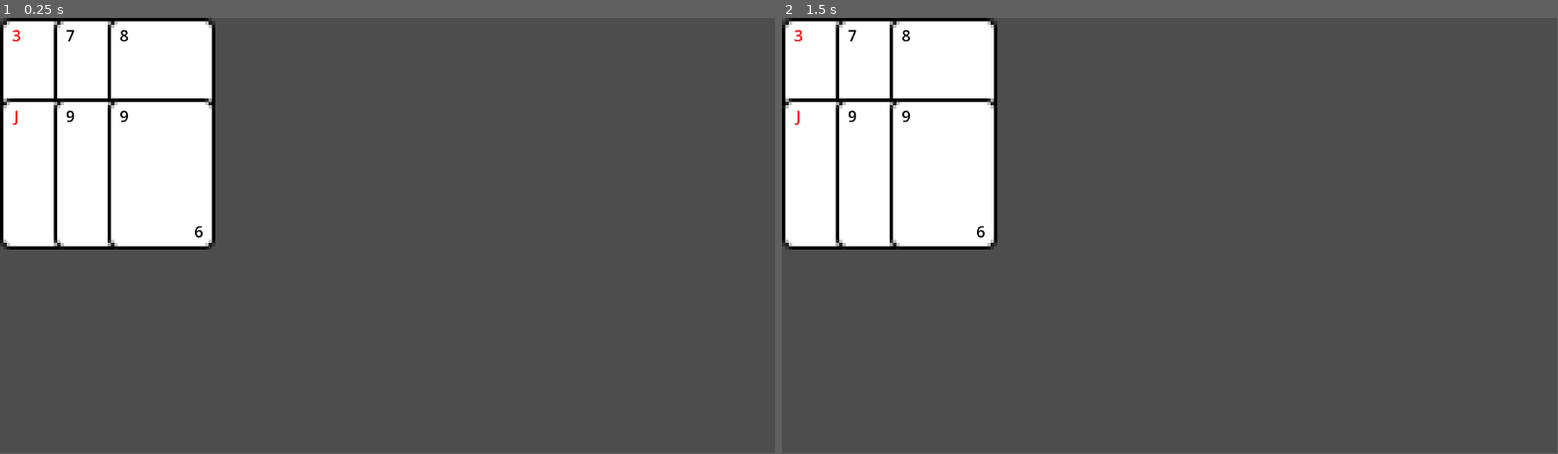
Above: before the commit, frames 1-2 (left to right).
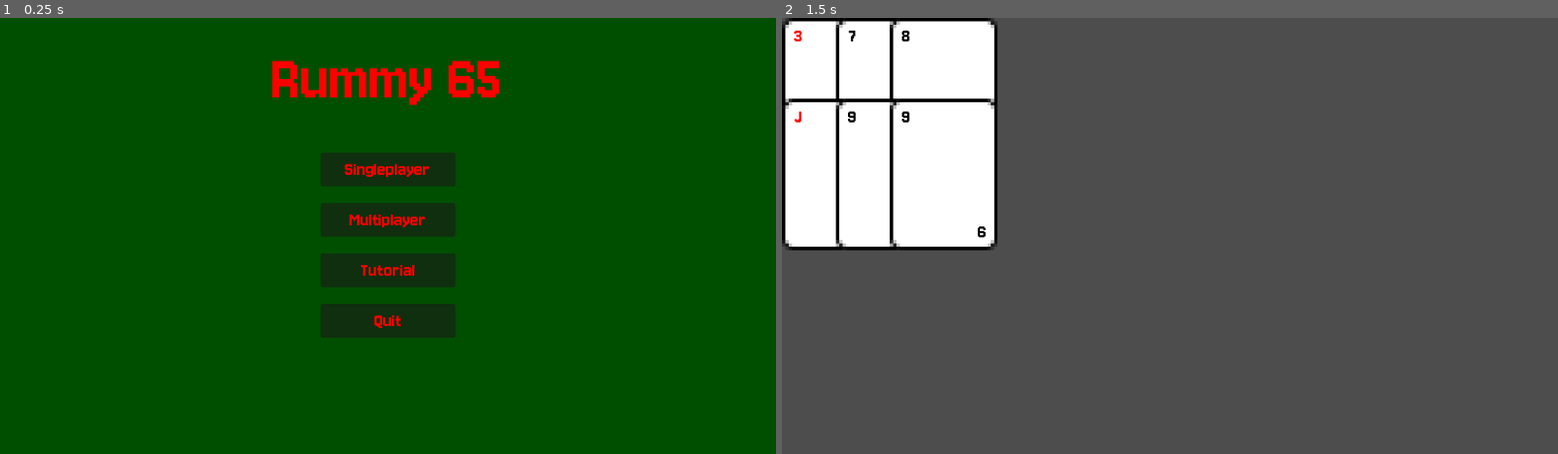
Above: after the commit, the same moments.

Repository: CollinGadsby/TSP-Group3
Game: Godot game, scene res://Scenes/Main_menu.tscn
Same seed, same stepped clock (60 frames per second), same inputs: the game is played once before the commit and once after it. Before the commit the project starts from res://Game.tscn.
Inputs (mouse positions are in pixels of both pictures, inside the frame that each line leads up to):
- Up to frame 1 (0.25 s): no input
- Up to frame 2 (1.5 s): click (1170, 170) at 0.5 s, where only the run after the commit has a clickable "Singleplayer"; tap Enter at 1.25 s
In our replay, the window is 799x449 before the commit and 800x450 after it. These sizes can differ from the game's own. Grey fills any space a smaller window leaves; there, only what the larger window draws over its background counts as a difference.

The runs differ from the first frame. In frame 1, 100% of the frame differs, in the area x 0-100%, y 0-100%; in frame 2, 0.6%.

Commit message:
Main menu and card cosmetics
idk im scared

Diff:
--- a/Game.tscn
+++ /dev/null
@@ -1,15 +0,0 @@
-[gd_scene format=3 uid="uid://cnqb5u1nlmw1"]
-
-[ext_resource type="Script" uid="uid://d0k1ma4a7nf5i" path="res://GameManager.gd" id="1_u44n3"]
-[ext_resource type="PackedScene" uid="uid://bo6ji7qel7067" path="res://Player.tscn" id="2_sb48q"]
-[ext_resource type="Script" uid="uid://cv7yta70ij54h" path="res://Deck.gd" id="3_t88pq"]
-
-[node name="Node2D" type="Node2D" unique_id=116851192]
-script = ExtResource("1_u44n3")
-
-[node name="Player0" parent="." unique_id=1124740208 instance=ExtResource("2_sb48q")]
-
-[node name="Player1" parent="." unique_id=1392807271 instance=ExtResource("2_sb48q")]
-
-[node name="Deck" type="Node2D" parent="." unique_id=1798310738]
-script = ExtResource("3_t88pq")
--- a/Card.tscn
+++ b/Scenes/Card.tscn
@@ -1,16 +1,17 @@
 [gd_scene format=3 uid="uid://dt684w0v0a54m"]
 
-[ext_resource type="Texture2D" uid="uid://c1gshhbkrp3bp" path="res://CardFront.png" id="1_dd2wi"]
-[ext_resource type="Script" uid="uid://5dn2m6dx6spr" path="res://Card.gd" id="1_hael8"]
+[ext_resource type="Script" uid="uid://5dn2m6dx6spr" path="res://Scripts/Card.gd" id="1_3p273"]
+[ext_resource type="Texture2D" uid="uid://c1gshhbkrp3bp" path="res://Assets/CardFront.png" id="2_h8wm0"]
+[ext_resource type="FontFile" uid="uid://ci7vlu0rmjn4d" path="res://Assets/Jersey10-Regular.ttf" id="3_h8wm0"]
 
 [node name="Card" type="Node2D" unique_id=1883606514]
-script = ExtResource("1_hael8")
+script = ExtResource("1_3p273")
 
 [node name="Sprite2D" type="Sprite2D" parent="." unique_id=113467673]
 texture_filter = 1
 position = Vector2(80, 112.5)
 scale = Vector2(5, 5)
-texture = ExtResource("1_dd2wi")
+texture = ExtResource("2_h8wm0")
 
 [node name="LabelTop" type="RichTextLabel" parent="." unique_id=338314040]
 offset_left = 10.000008
@@ -18,7 +19,8 @@
 offset_right = 40.000008
 offset_bottom = 40.000008
 theme_override_colors/default_color = Color(0, 0, 0, 1)
-theme_override_font_sizes/normal_font_size = 23
+theme_override_fonts/normal_font = ExtResource("3_h8wm0")
+theme_override_font_sizes/normal_font_size = 30
 bbcode_enabled = true
 text = "10"
 scroll_active = false
@@ -32,7 +34,9 @@
 offset_right = 180.0
 offset_bottom = 245.0
 rotation = 3.1415927
-theme_override_font_sizes/normal_font_size = 23
+theme_override_colors/default_color = Color(0, 0, 0, 1)
+theme_override_fonts/normal_font = ExtResource("3_h8wm0")
+theme_override_font_sizes/normal_font_size = 30
 bbcode_enabled = true
 text = "10"
 scroll_active = false
--- /dev/null
+++ b/Scenes/Game.tscn
@@ -0,0 +1,15 @@
+[gd_scene format=3 uid="uid://cnqb5u1nlmw1"]
+
+[ext_resource type="Script" uid="uid://d0k1ma4a7nf5i" path="res://Scripts/GameManager.gd" id="1_j5yw3"]
+[ext_resource type="PackedScene" uid="uid://bo6ji7qel7067" path="res://Scenes/Player.tscn" id="2_kldst"]
+[ext_resource type="Script" uid="uid://cv7yta70ij54h" path="res://Scripts/Deck.gd" id="3_b2bpf"]
+
+[node name="Game" type="Node2D" unique_id=116851192]
+script = ExtResource("1_j5yw3")
+
+[node name="Player0" parent="." unique_id=1124740208 instance=ExtResource("2_kldst")]
+
+[node name="Player1" parent="." unique_id=1392807271 instance=ExtResource("2_kldst")]
+
+[node name="Deck" type="Node2D" parent="." unique_id=1798310738]
+script = ExtResource("3_b2bpf")
--- /dev/null
+++ b/Scenes/Main_menu.tscn
@@ -0,0 +1,79 @@
+[gd_scene format=3 uid="uid://k7dmxnmrhngb"]
+
+[ext_resource type="Script" uid="uid://t7ktmt4fvtny" path="res://Scripts/MainMenu.gd" id="1_pc006"]
+[ext_resource type="FontFile" uid="uid://ci7vlu0rmjn4d" path="res://Assets/Jersey10-Regular.ttf" id="2_f7j37"]
+
+[node name="Main Menu" type="Node2D" unique_id=1959282502]
+script = ExtResource("1_pc006")
+
+[node name="ColorRect" type="ColorRect" parent="." unique_id=936375487]
+offset_right = 1152.0
+offset_bottom = 651.0
+size_flags_horizontal = 0
+color = Color(3.3691526e-07, 0.31083924, 3.85046e-07, 1)
+
+[node name="Button_manager" type="Control" parent="." unique_id=845441667]
+layout_mode = 3
+anchors_preset = 0
+offset_right = 40.0
+offset_bottom = 40.0
+
+[node name="Singleplayer" type="Button" parent="Button_manager" unique_id=1137194130]
+layout_mode = 0
+offset_left = 476.0
+offset_top = 200.0
+offset_right = 676.0
+offset_bottom = 250.0
+theme_override_colors/font_color = Color(1, 0, 0, 1)
+theme_override_fonts/font = ExtResource("2_f7j37")
+theme_override_font_sizes/font_size = 30
+text = "Singleplayer"
+
+[node name="Multiplayer" type="Button" parent="Button_manager" unique_id=652667087]
+layout_mode = 0
+offset_left = 476.0
+offset_top = 275.0
+offset_right = 676.0
+offset_bottom = 325.0
+theme_override_colors/font_color = Color(1, 0, 0, 1)
+theme_override_fonts/font = ExtResource("2_f7j37")
+theme_override_font_sizes/font_size = 30
+text = "Multiplayer"
+
+[node name="Tutorial" type="Button" parent="Button_manager" unique_id=1536189274]
+layout_mode = 0
+offset_left = 476.0
+offset_top = 350.0
+offset_right = 676.0
+offset_bottom = 400.0
+theme_override_colors/font_color = Color(1, 0, 0, 1)
+theme_override_fonts/font = ExtResource("2_f7j37")
+theme_override_font_sizes/font_size = 30
+text = "Tutorial"
+
+[node name="Quit" type="Button" parent="Button_manager" unique_id=1856511690]
+layout_mode = 0
+offset_left = 476.0
+offset_top = 425.0
+offset_right = 676.0
+offset_bottom = 475.0
+theme_override_colors/font_color = Color(1, 0, 0, 1)
+theme_override_fonts/font = ExtResource("2_f7j37")
+theme_override_font_sizes/font_size = 30
+text = "Quit"
+
+[node name="Label" type="Label" parent="." unique_id=518145859]
+offset_right = 1152.0
+offset_bottom = 183.0
+size_flags_vertical = 0
+theme_override_colors/font_color = Color(1, 0, 0, 1)
+theme_override_fonts/font = ExtResource("2_f7j37")
+theme_override_font_sizes/font_size = 100
+text = "Rummy 65"
+horizontal_alignment = 1
+vertical_alignment = 1
+
+[connection signal="pressed" from="Button_manager/Singleplayer" to="." method="_on_singleplayer_pressed"]
+[connection signal="pressed" from="Button_manager/Multiplayer" to="." method="_on_multiplayer_pressed"]
+[connection signal="pressed" from="Button_manager/Tutorial" to="." method="_on_tutorial_pressed"]
+[connection signal="pressed" from="Button_manager/Quit" to="." method="_on_quit_pressed"]
--- a/Player.tscn
+++ b/Scenes/Player.tscn
@@ -1,6 +1,6 @@
 [gd_scene format=3 uid="uid://bo6ji7qel7067"]
 
-[ext_resource type="Script" uid="uid://ceaqnfw60cf1f" path="res://Player.gd" id="1_xhfnw"]
+[ext_resource type="Script" uid="uid://ceaqnfw60cf1f" path="res://Scripts/Player.gd" id="1_xhfnw"]
 
 [node name="Player" type="Node2D" unique_id=1124740208]
 script = ExtResource("1_xhfnw")
--- a/GameManager.gd
+++ b/Scripts/GameManager.gd
@@ -2,7 +2,7 @@
 @onready var deck = $Deck
 @onready var players = [$Player0, $Player1]
 
-var CardScene = preload("res://Card.tscn")
+var CardScene = preload("res://Scenes/Card.tscn")
 
 func DealCards(amount):
 	for i in range(amount):
--- /dev/null
+++ b/Scripts/MainMenu.gd
@@ -0,0 +1,16 @@
+extends Node2D
+
+func _on_singleplayer_pressed() -> void:
+	get_tree().change_scene_to_file("res://Scenes/Game.tscn")
+
+
+func _on_multiplayer_pressed() -> void:
+	get_tree().change_scene_to_file("res://Scenes/Game.tscn")
+
+
+func _on_tutorial_pressed() -> void:
+	get_tree().change_scene_to_file("res://Scenes/Game.tscn")
+
+
+func _on_quit_pressed() -> void:
+	get_tree().quit()
--- a/project.godot
+++ b/project.godot
@@ -11,9 +11,13 @@
 [application]
 
 config/name="Rummy 65"
-run/main_scene="uid://cnqb5u1nlmw1"
+run/main_scene="uid://k7dmxnmrhngb"
 config/features=PackedStringArray("4.6", "Forward Plus")
 config/icon="res://icon.svg"
+
+[display]
+
+window/stretch/mode="viewport"
 
 [physics]
 
Renamed: CardFront.png -> Assets/CardFront.png
Not shown, changed: Assets/CardFront.png.import
Binary file added: Assets/Jersey10-Regular.ttf
Not shown, added: Assets/Jersey10-Regular.ttf.import
Renamed: Card.gd -> Scripts/Card.gd
Renamed: Card.gd.uid -> Scripts/Card.gd.uid
Renamed: Deck.gd -> Scripts/Deck.gd
Renamed: Deck.gd.uid -> Scripts/Deck.gd.uid
Renamed: GameManager.gd.uid -> Scripts/GameManager.gd.uid
Not shown, added: Scripts/MainMenu.gd.uid
Renamed: Player.gd -> Scripts/Player.gd
Renamed: Player.gd.uid -> Scripts/Player.gd.uid
(and 1 more such lines)
